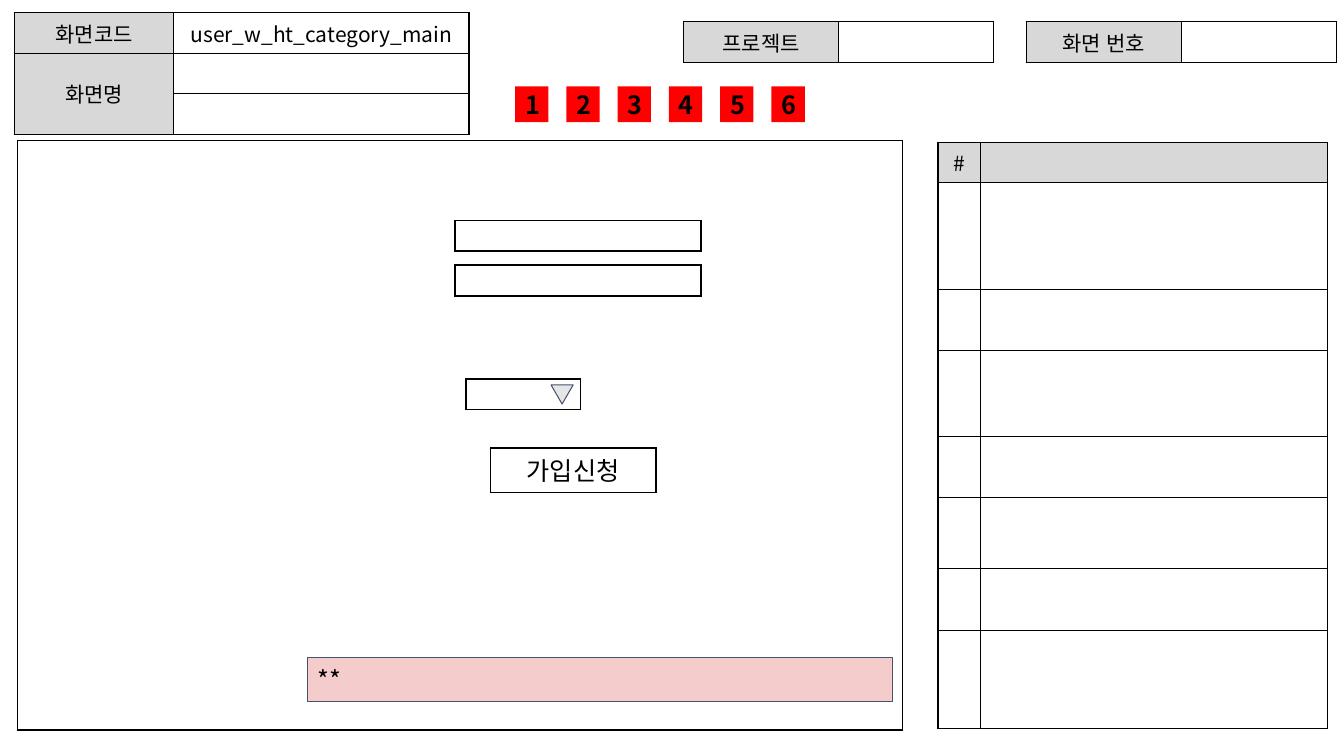
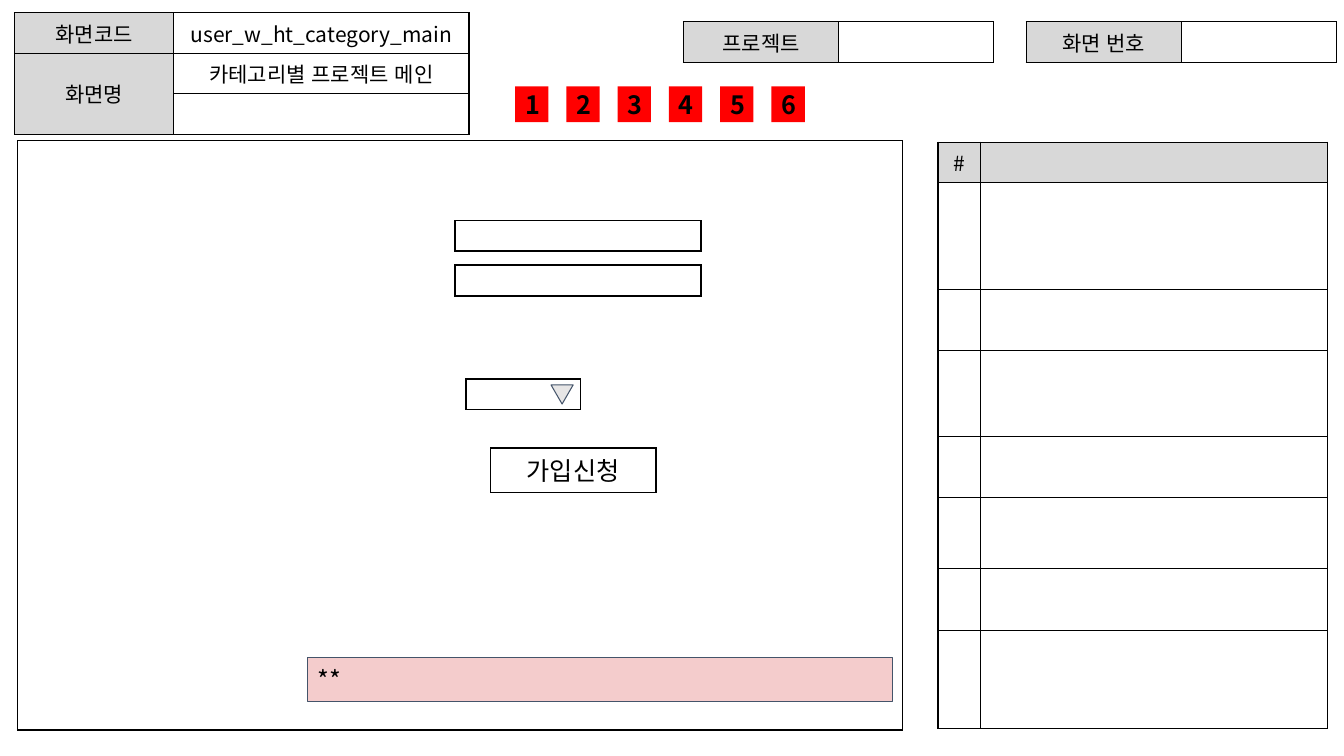
Before and after one commit to ezenteam2/EzenCrowdFunding, a slide deck: slide 4 of project03 화면설계서/project03 - 화면 설계서 - 현태.pptx. Drawn at 1344x756 pixels with LibreOffice and Linux fonts; fonts in the diff are those of the drawing. Boxes give left, top, right and bottom in pixels: in the first picture for what was removed or moved away, otherwise in the second. Text is boxed around its words. In the diff, an @@ line names an element or a change of style, - is before the commit and + after.

```diff
--- a/project03 화면설계서/project03 - 화면 설계서 - 현태.pptx
+++ b/project03 화면설계서/project03 - 화면 설계서 - 현태.pptx
@@ table at bbox=[14, 13, 469, 119] @@
-row 2, column 2: 
+row 2, column 2: 카테고리별 프로젝트 메인
```
Also in this commit, not shown: 4 other slides changed, 1 other file.
